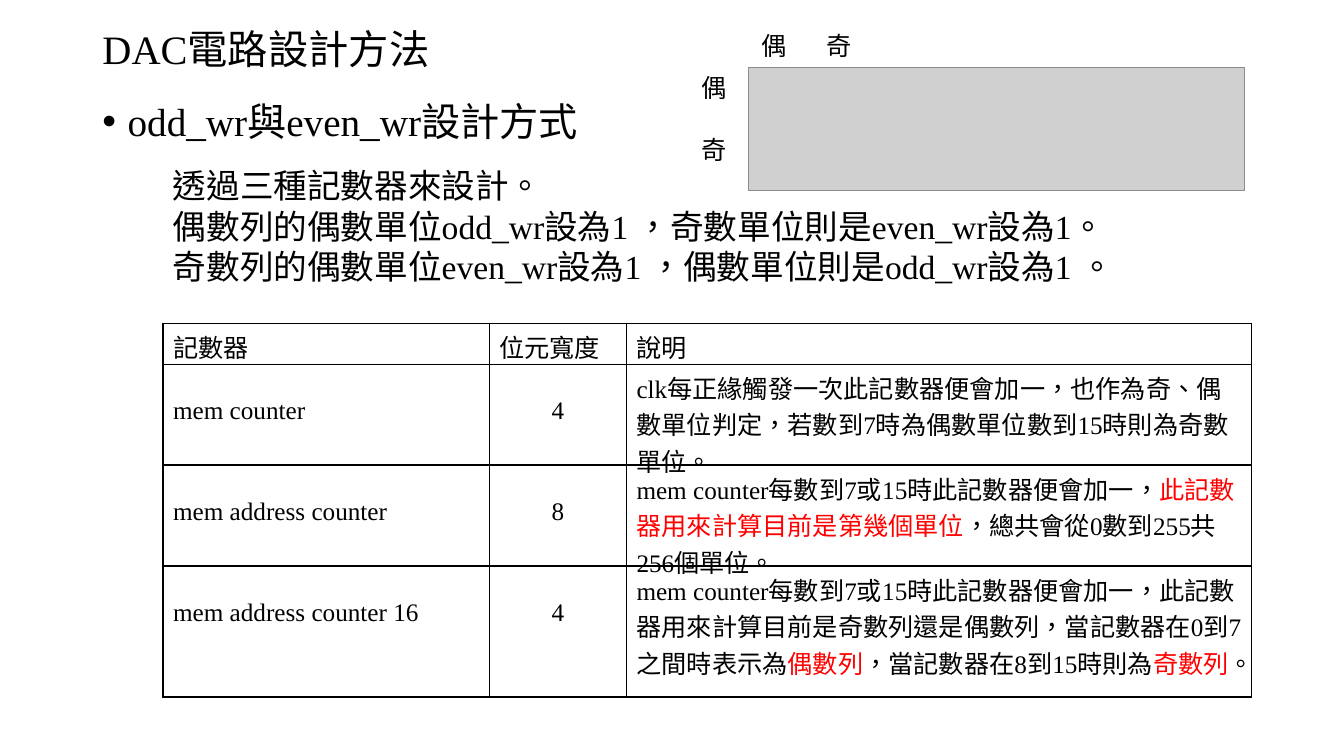
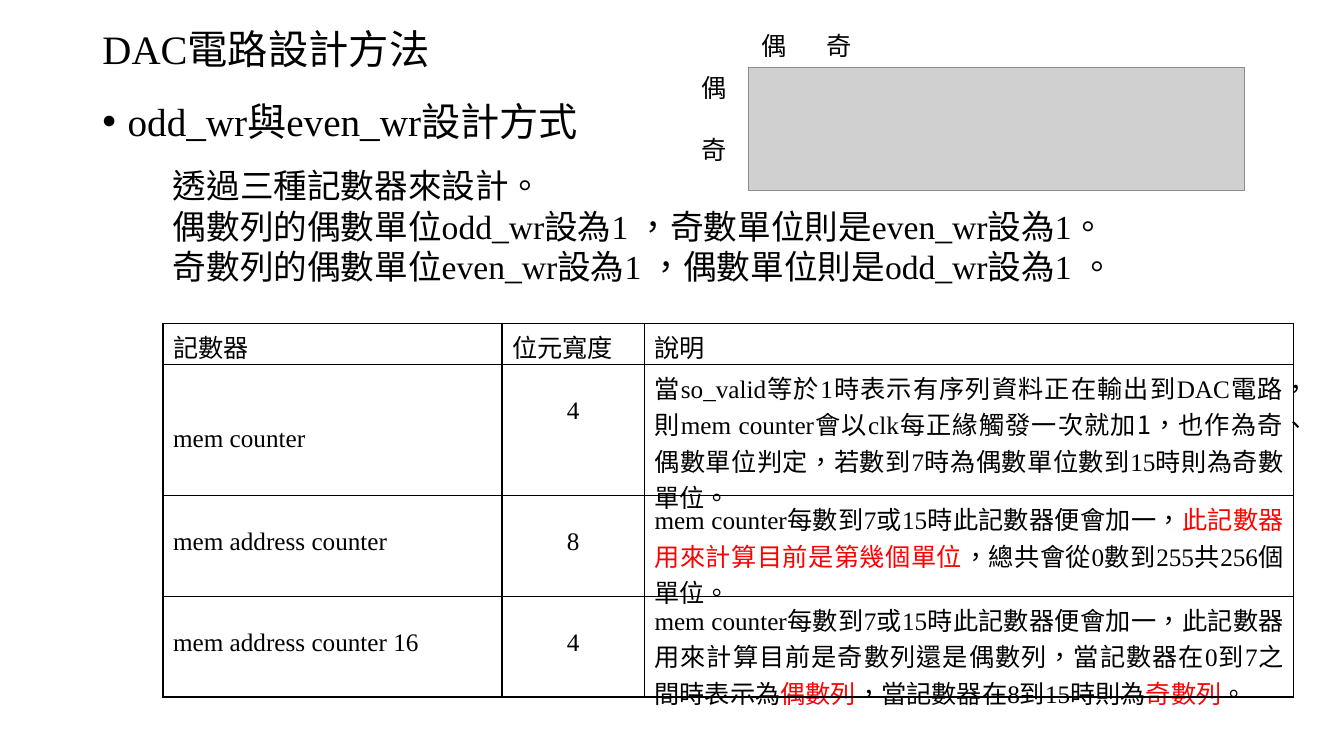
Before and after one commit to Chi-Yung/Chi-Yung, a slide deck: slide 11 of 報告.pptx. Drawn at 1344x756 pixels with LibreOffice and Linux fonts; fonts in the diff are those of the drawing; grey boxes stand for pictures. Boxes give left, top, right and bottom in pixels: in the first picture for what was removed or moved away, otherwise in the second. Text is boxed around its words. In the diff, an @@ line names an element or a change of style, - is before the commit and + after.

```diff
--- a/報告.pptx
+++ b/報告.pptx
@@ table at <box>163,324,1294,709</box> @@
-row 2, column 3: clk每正緣觸發一次此記數器便會加一，也作為奇、偶數單位判定，若數到7時為偶數單位數到15時則為奇數單位。
+row 2, column 3: 當so_valid等於1時表示有序列資料正在輸出到DAC電路，則mem counter會以clk每正緣觸發一次就加1，也作為奇、偶數單位判定，若數到7時為偶數單位數到15時則為奇數單位。
@@ line spacing 2 to 3 @@
@@ alignment left to justified @@
@@ table: place and size @@
-table at <box>163,324,1252,683</box>
+table at <box>163,324,1294,709</box>
```
Also in this commit, not shown: 5 other slides changed.
